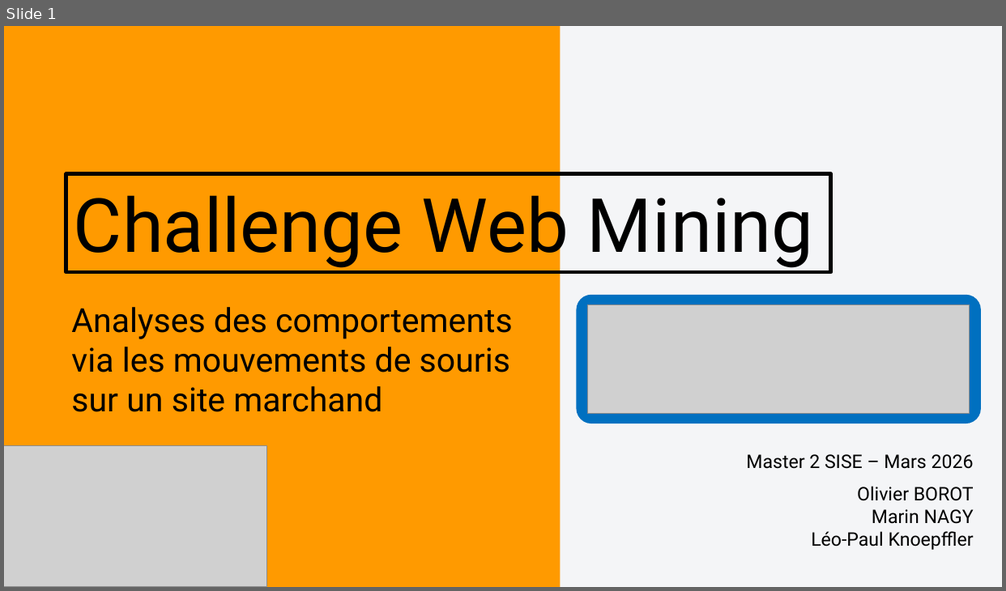
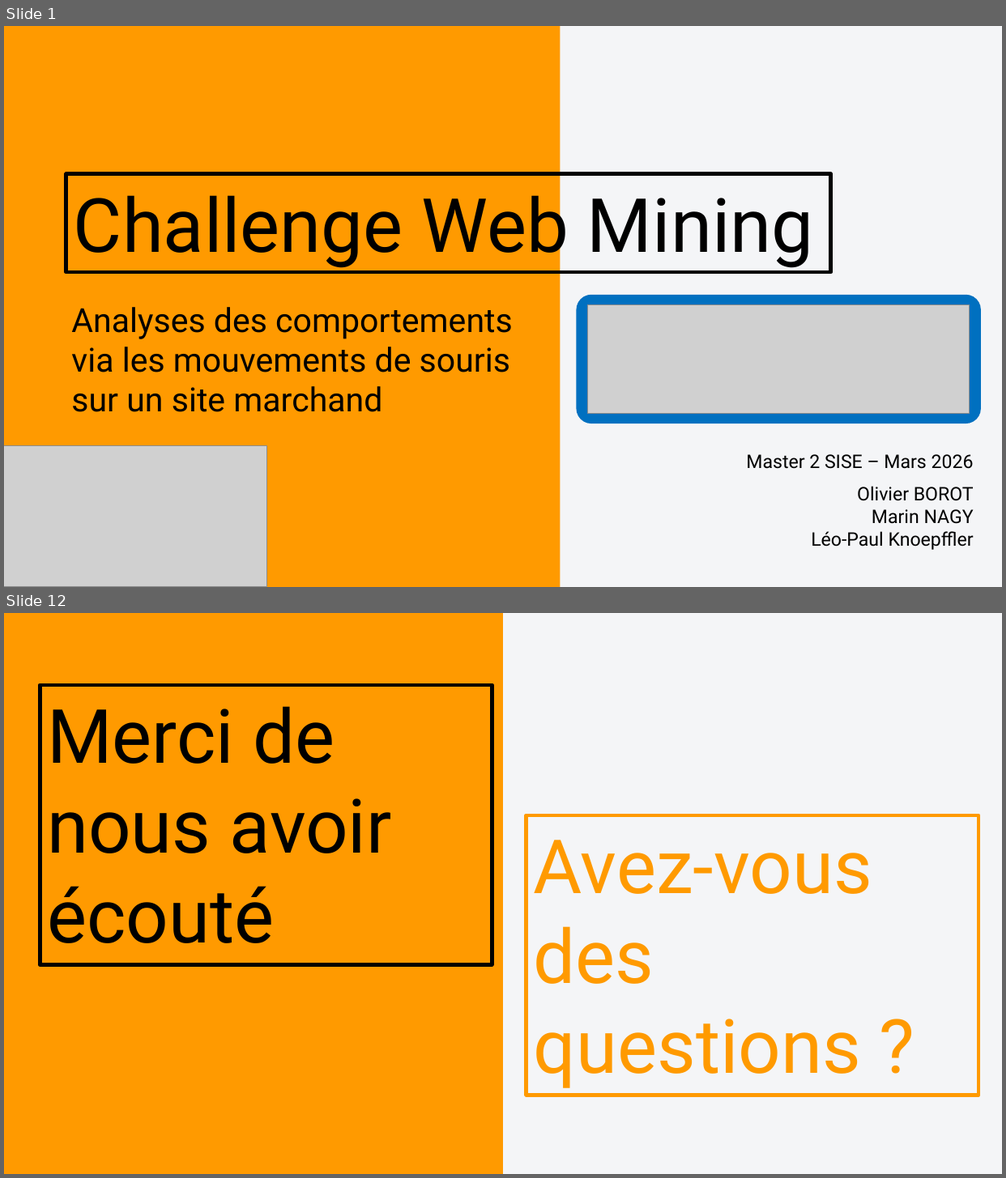
Before and after one commit to OlivierBOROT/SISE-Challenge-WebMining, a slide deck: Présentation_orale.pptx. Shown one above the other, each under a label of ours: slide 1 before the commit, slides 1 and 12 after it; the slides between them are not shown. The pictures are 1006x591 and 1006x1178 pixels, drawn with LibreOffice and Linux fonts; fonts in the diff are those of the drawing; grey boxes stand for pictures; background and template pictures are left out. Boxes give left, top, right and bottom in pixels: in the first picture for what was removed or moved away, otherwise in the second. Text is boxed around its words. In the diff, an @@ line names an element or a change of style, - is before the commit and + after.

```diff
--- a/Présentation_orale.pptx
+++ b/Présentation_orale.pptx
@@ slide 12 added at bbox=[4, 613, 1002, 1174], background picture (left out) @@
@@ rectangle added at bbox=[4, 613, 503, 1174], fill #FF9A00 @@
@@ rectangle added at bbox=[40, 685, 492, 965], outline #000000 3.75 pt, 72 pt, text #000000 @@
+Merci de nous avoir écouté
@@ rectangle added at bbox=[526, 815, 978, 1096], outline #FF9A00 3.75 pt, 72 pt, text #FF9A00 @@
+Avez-vous des questions ?
```
Also in this commit, not shown: 10 other slides added, 6 slides removed.
